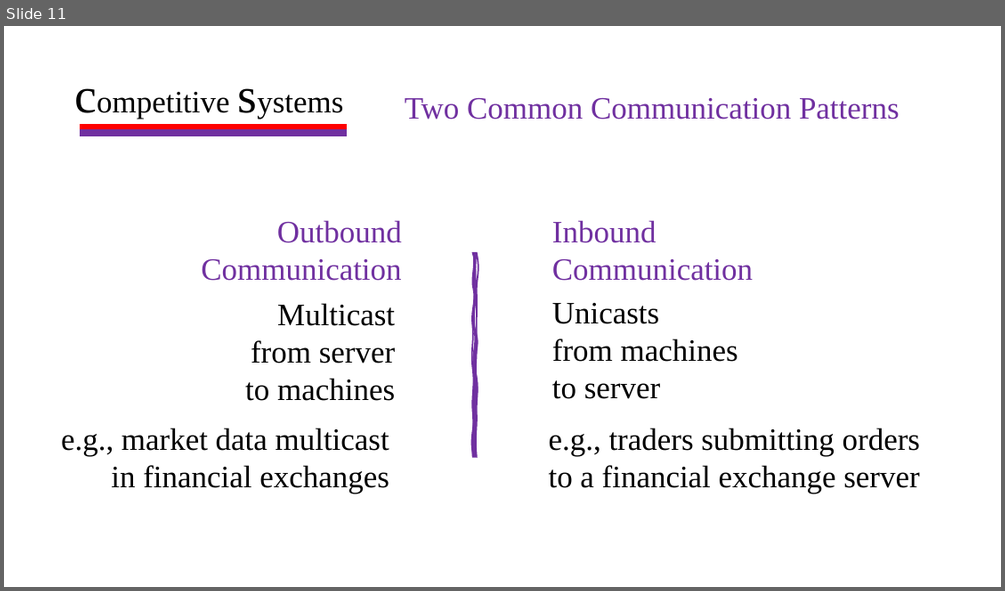
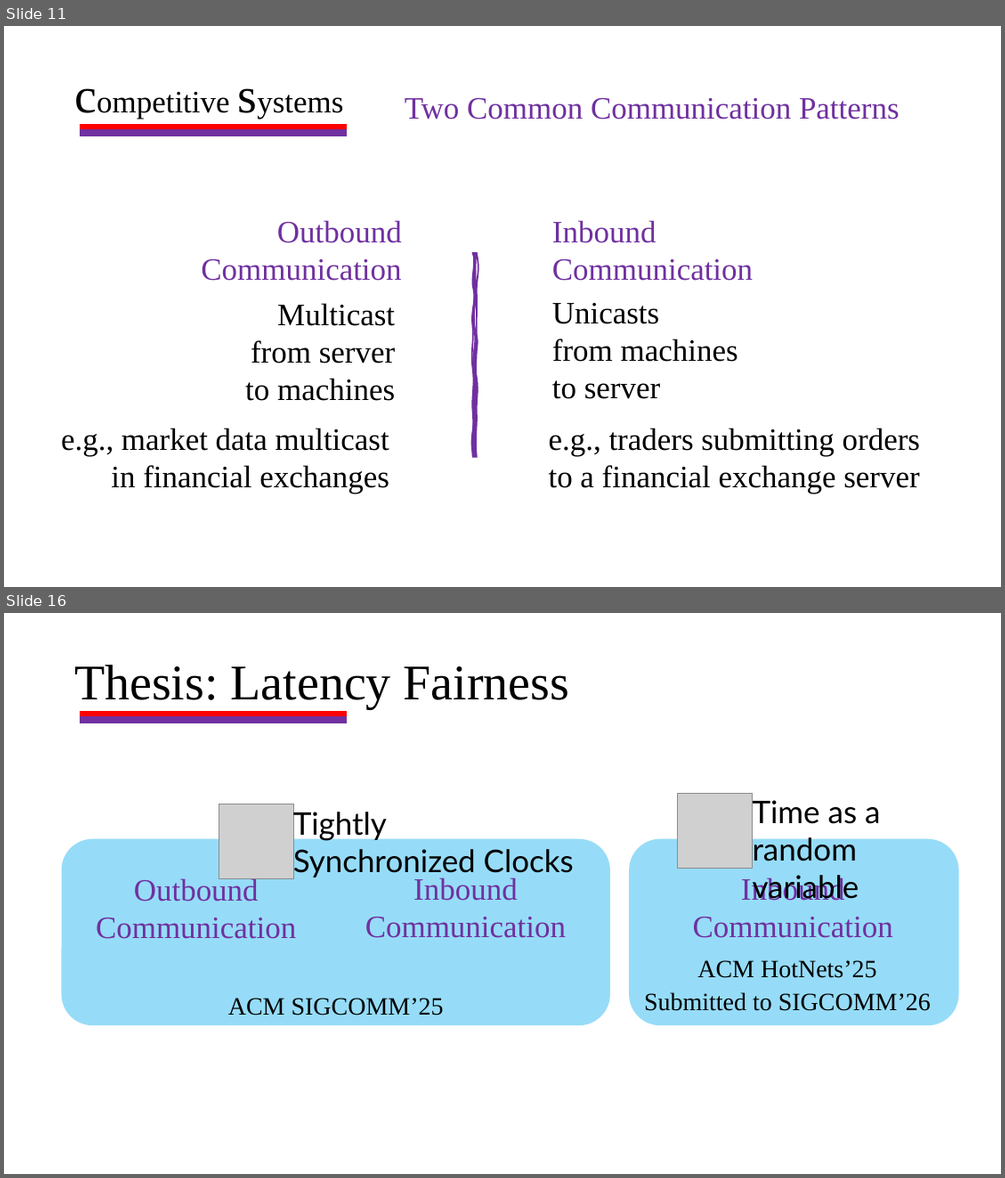
Before and after one commit to HaseebLUMS/Onyx-Presentation, a slide deck: thesis-latency-fairness.pptx. Shown one above the other, each under a label of ours: slide 11 before the commit, slides 11 and 16 after it; the slides between them are not shown. The pictures are 1005x591 and 1005x1178 pixels, drawn with LibreOffice and Linux fonts; fonts in the diff are those of the drawing; grey boxes stand for pictures. Boxes give left, top, right and bottom in pixels: in the first picture for what was removed or moved away, otherwise in the second. Text is boxed around its words. In the diff, an @@ line names an element or a change of style, - is before the commit and + after.

```diff
--- a/thesis-latency-fairness.pptx
+++ b/thesis-latency-fairness.pptx
@@ slide 16 added at [4, 613, 1001, 1174], background #FFFFFF @@
@@ text added at [74, 665, 569, 708], 48 pt, text #000000 @@
+Thesis: Latency Fairness
@@ rectangle added at [81, 711, 346, 717], fill #FF0000, outline #FF0000 1.5 pt @@
@@ rectangle added at [81, 716, 346, 722], fill #7030A0, outline #7030A0 1.5 pt @@
@@ picture added at [677, 793, 752, 868] @@
@@ picture added at [218, 804, 293, 879] @@
@@ text added at [293, 808, 574, 878], 30 pt, text #000000 @@
+Tightly Synchronized Clocks
@@ text added at [752, 800, 880, 900], 30 pt, text #000000 @@
+Time as a random variable
@@ rounded rectangle added at [62, 839, 610, 1025], fill #96DCF8 @@
@@ rounded rectangle added at [629, 839, 959, 1025], fill #96DCF8 @@
@@ text added at [96, 876, 296, 939], 30 pt, text #7030A0 @@
+Outbound
+Communication
@@ text added at [365, 877, 566, 938], 30 pt, text #7030A0 @@
+Inbound
+Communication
@@ text added at [693, 876, 893, 938], 30 pt, text #7030A0 @@
+Inbound
+Communication
@@ text added at [697, 960, 877, 978], 24 pt, text #000000 @@
+ACM HotNets’25
@@ text added at [228, 997, 444, 1015], 24 pt, text #000000 @@
+ACM SIGCOMM’25
@@ text added at [644, 992, 930, 1011], 24 pt, text #000000 @@
+Submitted to SIGCOMM’26
```
Also in this commit, not shown: 5 other slides added.
